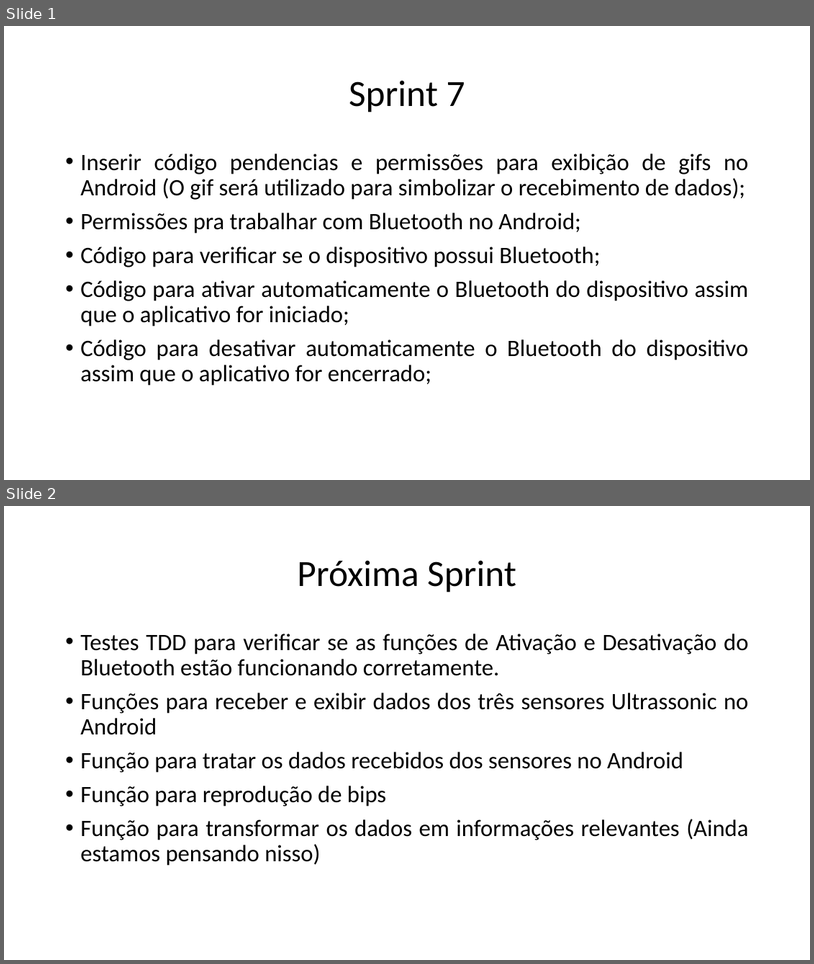
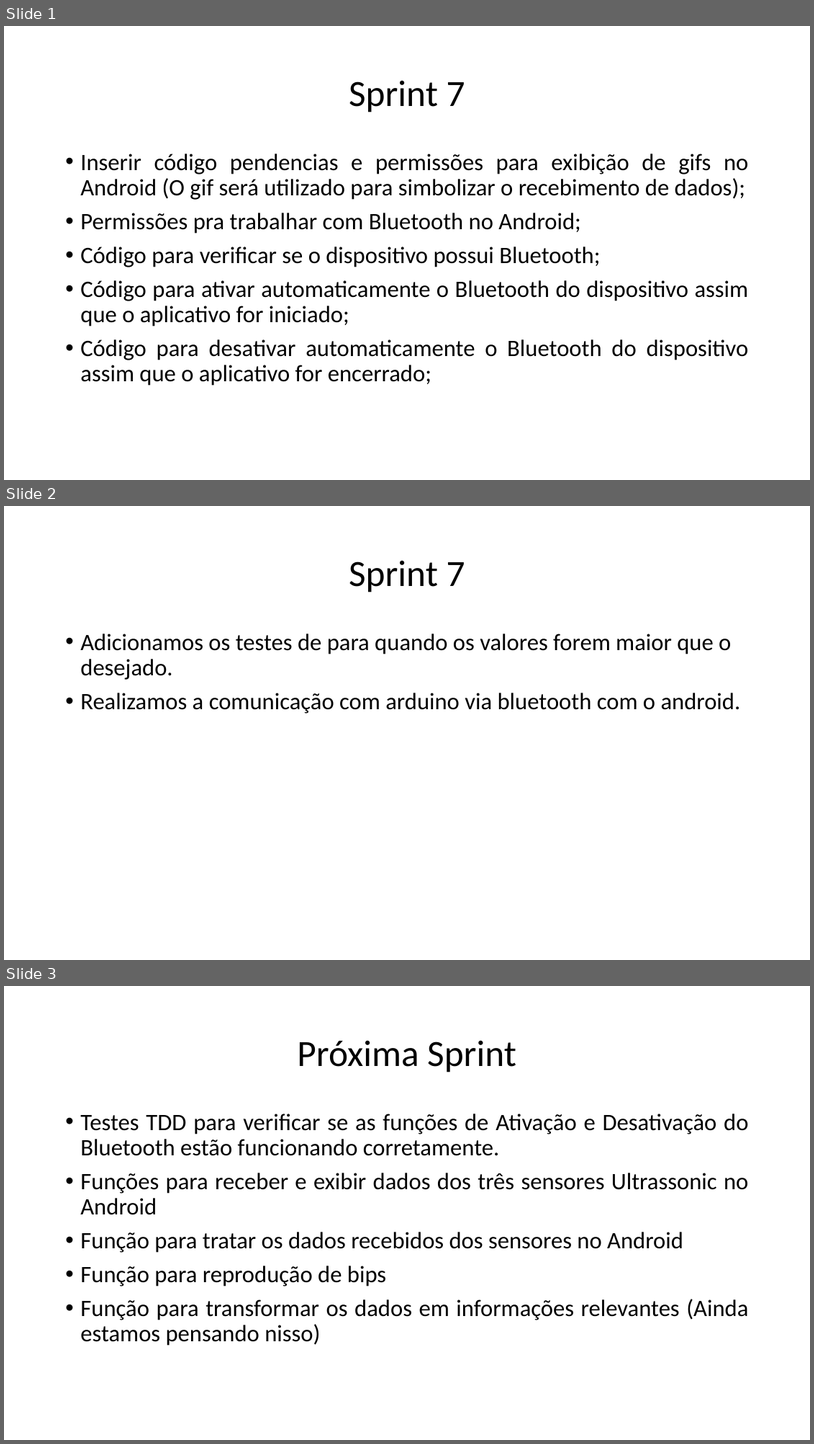
Before and after one commit to juniorcarvalho07/Visual-IoT, a slide deck: Sprints/sprint 7.pptx. Shown one above the other, each under a label of ours: slides 1 and 2 before the commit, slides 1, 2 and 3 after it. The pictures are 814x964 and 814x1444 pixels, drawn with LibreOffice and Linux fonts; fonts in the diff are those of the drawing. Boxes give left, top, right and bottom in pixels: in the first picture for what was removed or moved away, otherwise in the second. Text is boxed around its words. In the diff, an @@ line names an element or a change of style, - is before the commit and + after.

Commit message:
atualizar sprint e comunicacao bluetooth

```diff
--- a/Sprints/sprint 7.pptx
+++ b/Sprints/sprint 7.pptx
@@ slide 2 added at [4,506,810,960], background #FFFFFF @@
@@ title added at [349,560,466,592], 44 pt, text #000000 @@
+Sprint 7
@@ text added at [80,633,741,713], 28 pt, text #000000 @@
+• Adicionamos os testes de para quando os valores forem maior que o desejado.
+• Realizamos a comunicação com arduino via bluetooth com o android.
@@ what was slide 2 is now slide 3 @@
```
Also in this commit, not shown: 1 other file.
